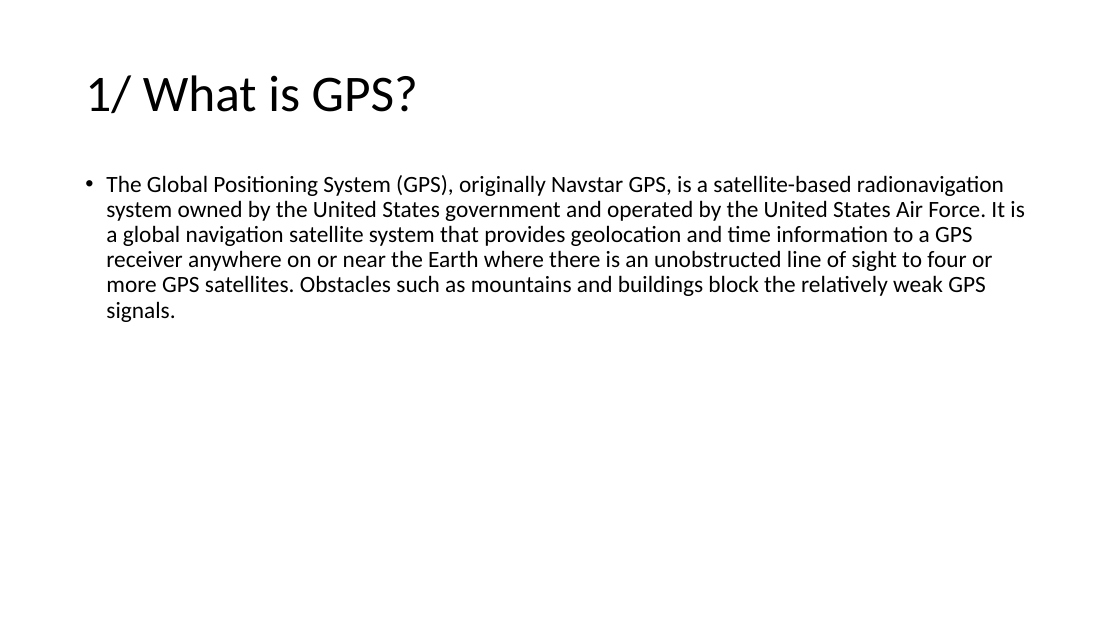
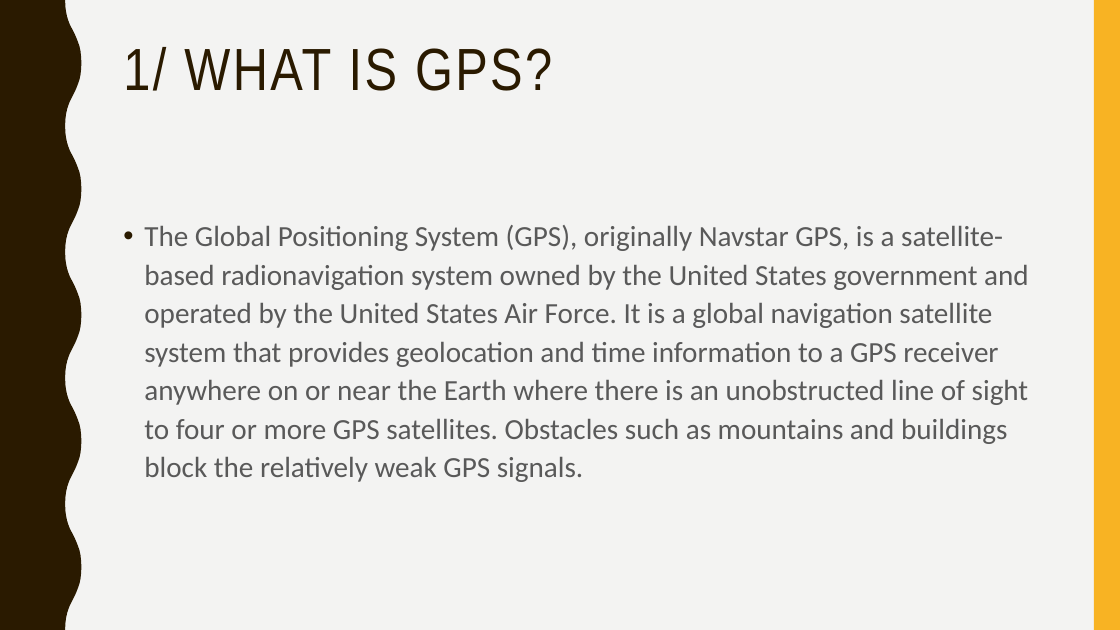
Before and after one commit to GiangHLe/GPS, a slide deck: slide 4 of GPS DETECTER PROJECT.pptx. Drawn at 1120x630 pixels with LibreOffice and Linux fonts; fonts in the diff are those of the drawing. Boxes give left, top, right and bottom in pixels: in the first picture for what was removed or moved away, otherwise in the second. Text is boxed around its words. In the diff, an @@ line names an element or a change of style, - is before the commit and + after.

```diff
--- a/GPS DETECTER PROJECT.pptx
+++ b/GPS DETECTER PROJECT.pptx
@@ background #FFFFFF to #F3F3F2 @@
@@ freeform shape added at (0, 0, 82, 630), fill #2A1A00 @@
@@ rectangle added at (1094, 0, 1120, 630), fill #F8B323 @@
@@ title "1/ WHAT IS GPS?" at (123, 47, 552, 91): vertical alignment middle to top @@
@@ title at (123, 47, 552, 91): text changed; size 44 to 51 pt; font Calibri to Arial Narrow; text colour #000000 to #2A1A00 @@
-1/ What is GPS?
+1/ WHAT IS GPS?
@@ text "The Global Positioning System (GPS), ...": place and size @@
-text "The Global Positioning System (GPS), ..." at (106, 175, 1024, 322)
+text "The Global Positioning System (GPS), ..." at (144, 225, 1029, 482)
@@ text "The Global Positioning System (GPS), ..." at (144, 225, 1029, 482): size 20 to 25 pt, text colour #000000 to #595959; line spacing 0.9 to 1.1; less space between paragraphs @@
```
Also in this commit, not shown: 5 other slides changed, 9 slides added, 5 slides removed.
